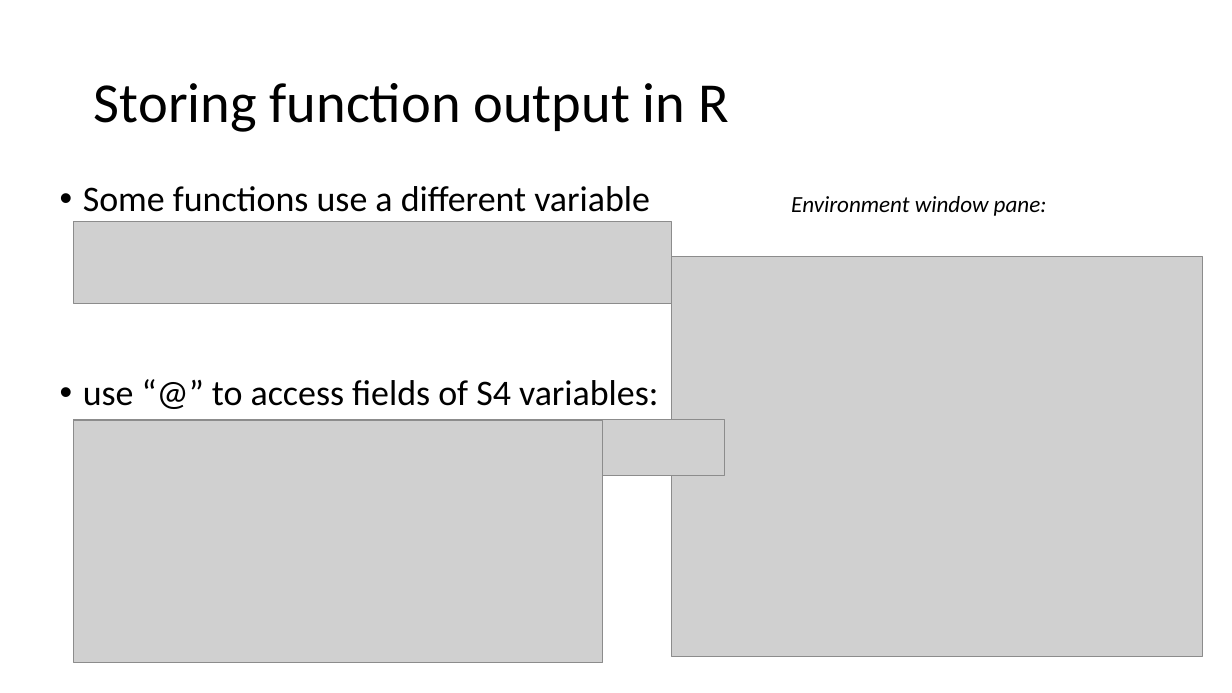
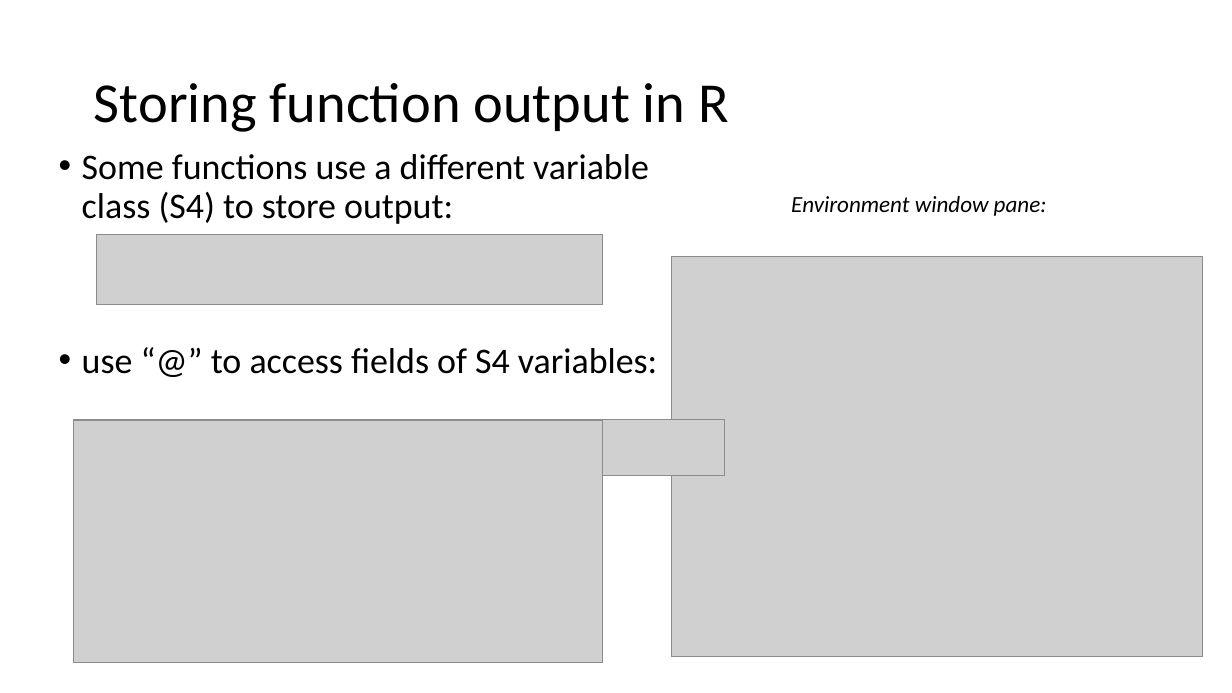
Before and after one commit to scream104/psych596, a slide deck: slide 7 of lecture-slides/lab-activity/Two-group-comparison-output.pptx. Drawn at 1232x693 pixels with LibreOffice and Linux fonts; fonts in the diff are those of the drawing; grey boxes stand for pictures. Boxes give left, top, right and bottom in pixels: in the first picture for what was removed or moved away, otherwise in the second. Text is boxed around its words. In the diff, an @@ line names an element or a change of style, - is before the commit and + after.

```diff
--- a/lecture-slides/lab-activity/Two-group-comparison-output.pptx
+++ b/lecture-slides/lab-activity/Two-group-comparison-output.pptx
@@ text "Some functions use a different ...": place and size @@
-text "Some functions use a different ..." at (83, 186, 658, 406)
+text "Some functions use a different ..." at (82, 154, 657, 374)
@@ picture: place and size @@
-picture at (74, 222, 672, 304)
+picture at (96, 235, 603, 304)
```
Also in this commit, not shown: 3 other slides changed, 4 other files.
